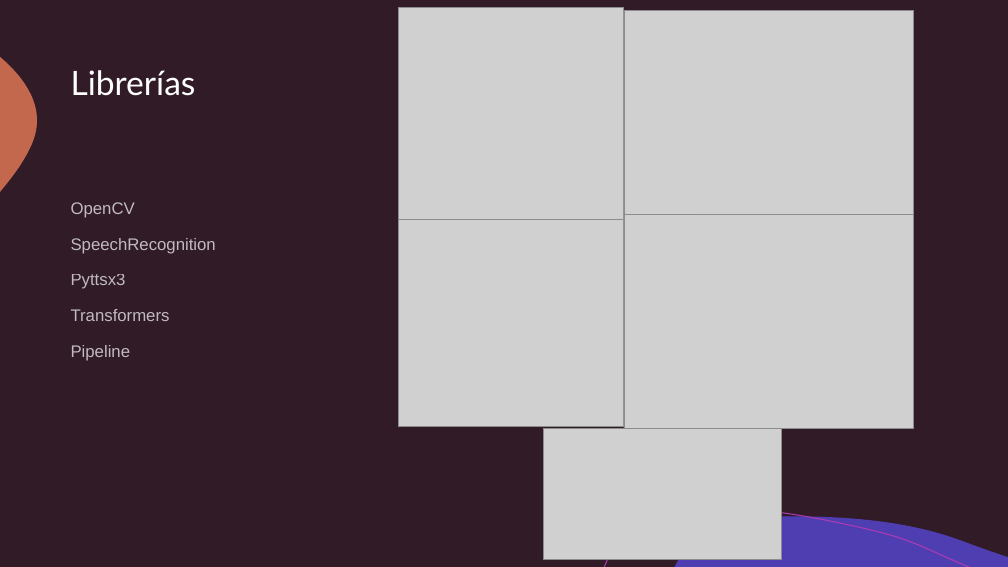
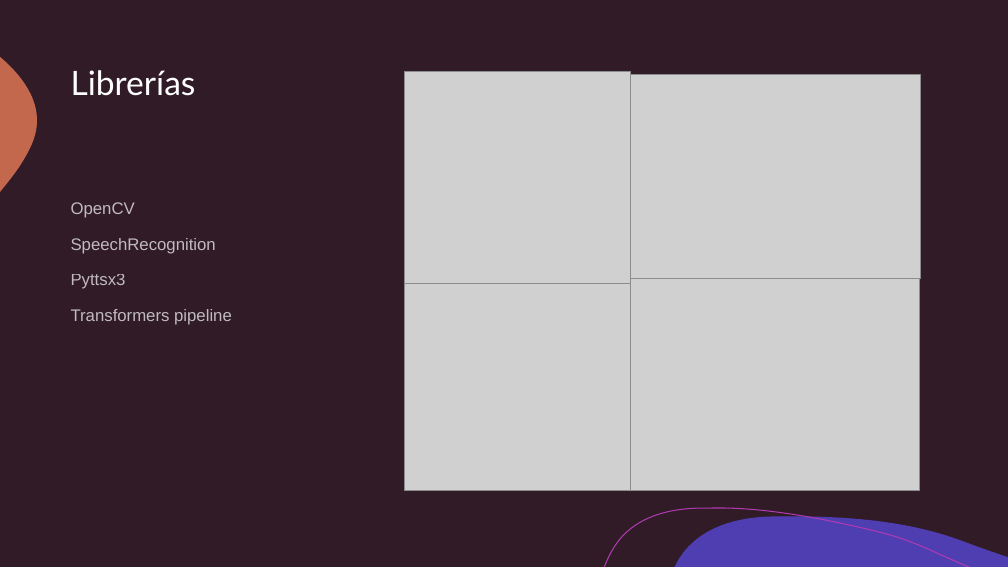
Before and after one commit to dav200435/Interfaces, a slide deck: slide 3 of tema2/proyecto/Reconocimiento de objetos por IA.pptx. Drawn at 1008x567 pixels with LibreOffice and Linux fonts; fonts in the diff are those of the drawing; grey boxes stand for pictures. Boxes give left, top, right and bottom in pixels: in the first picture for what was removed or moved away, otherwise in the second. Text is boxed around its words. In the diff, an @@ line names an element or a change of style, - is before the commit and + after.

```diff
--- a/tema2/proyecto/Reconocimiento de objetos por IA.pptx
+++ b/tema2/proyecto/Reconocimiento de objetos por IA.pptx
@@ picture removed at <box>624,214,914,429</box> @@
@@ 3 pictures: place and size @@
-3 pictures at <box>399,8,914,426</box>
+3 pictures at <box>405,71,920,491</box>
@@ picture: place and size @@
-picture at <box>544,429,782,560</box>
+picture at <box>630,278,920,492</box>
@@ text at <box>71,309,232,325</box>: text changed @@
-Transformers
-Pipeline
+Transformers pipeline
```
Also in this commit, not shown: 1 other slide changed, 32 other files.
